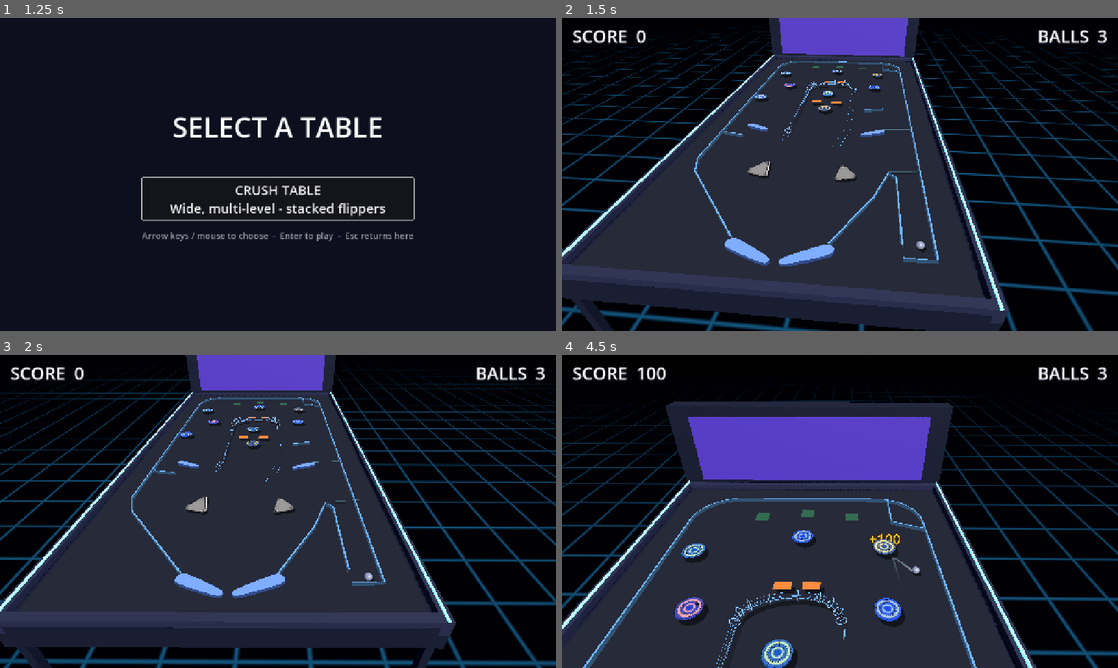
Above: before the commit, frames 1-4 (two rows, left to right).
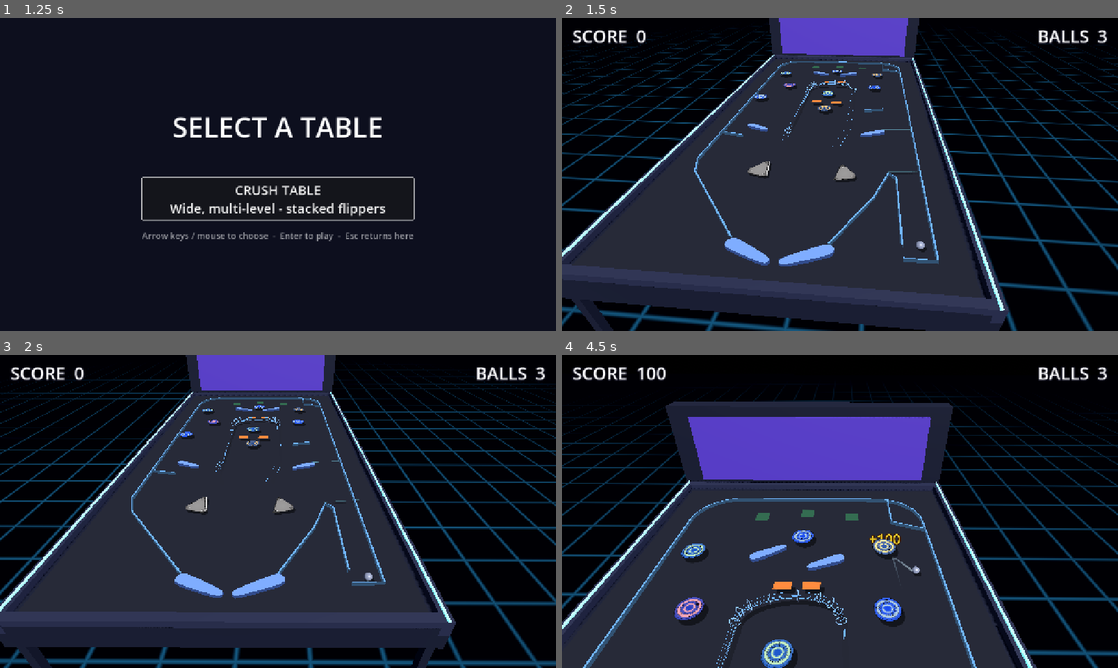
Above: after the commit, the same moments.

Repository: eddieedease/gdpb
Game: Godot game, scene res://scenes/table_select.tscn
The game is run twice, just before and just after one commit, with the same random seed, the same clock (stepped at 60 frames per second) and the same inputs. Sound files missing from this copy of the repository are replaced by a short silence.
Inputs:
- Up to frame 1 (1.25 s): hold E (nudge_right) from 0.53 s (still down)
- Up to frame 2 (1.5 s): release E (nudge_right) at 1.25 s; click "CRUSH TABLE Wide, multi-level…" at 1.25 s
- Up to frame 3 (2 s): no input
- Up to frame 4 (4.5 s): hold Down (ui_down) 2.03-2.78 s; tap Space (launch) at 2.1, 3.6 s; hold E (nudge_right) 2.78-3.53 s; hold Space (launch) 2.78-3.53 s; hold Up (ui_up) 3.53-4.28 s; hold A (flipper_left) from 4.28 s (still down); hold Space (launch) from 4.28 s (still down)

Frame 1 is identical in both runs. In frame 2, less than 0.1% of the frame differs, in the area x 45-53%, y 17-19%; in frame 3, less than 0.1%; in frame 4, 0.4%, in the area x 33-51%, y 60-69%.

Commit message:
Add upper deck: a genuinely raised sub-playfield with its own flippers
- New "Deck" elevation tier in crush_view.gd, well above the existing
  top tier (deck_height 0.5 vs top_height 0.21) - its own SubViewport,
  drop shadow (bigger reach, it's higher), and transparent screen plane.
  Any table node named "Deck*" is automatically reparented into it and
  its physics re-homed into the shared space, exactly like the
  mid/top tiers - gameplay stays one unified 2D world.
- Generalized the flipper 3D-extrusion system to support flippers on any
  tier: _build_flipper_visuals now iterates [viewport, base_height] pairs
  and _flippers entries carry their tier's base height, so a flipper's
  paddle mesh is positioned at the right elevation each frame instead of
  always sitting at 0.
- Added DeckFlipperLeft/DeckFlipperRight to advanced_table.tscn, placed
  in the ~180px gap between the top bumper cluster (y~430-530) and the
  first drop-target bank (y~711) - they use the same flipper_left/
  flipper_right input actions as every other flipper, so one button
  press fires all flipper banks together (as in real multi-flipper
  pinball machines).

Verified headless: deck flippers reparent into the new tier, respond to
input (rest 25deg -> active -30deg, matching defaults), and a dropped
ball collides with one instead of falling through (unified physics).
Screenshot confirms visible height/parallax separation from the tier
below.

These are placeholder positions/scale (matching FlipperUpperLeft/Right's
un-scaled size) - reposition and rescale them in the editor like every
other piece on this table.

Co-Authored-By: Claude Sonnet 5 <noreply@anthropic.com>

Diff:
--- a/scenes/advanced_table.tscn
+++ b/scenes/advanced_table.tscn
@@ -270,3 +270,9 @@
 [node name="LaneGate2" parent="." unique_id=1877548323 instance=ExtResource("15_gate")]
 position = Vector2(1083, 1466)
 rotation = -0.12
+
+[node name="DeckFlipperLeft" parent="." instance=ExtResource("12_78gja")]
+position = Vector2(480, 610)
+
+[node name="DeckFlipperRight" parent="." instance=ExtResource("14_3tj61")]
+position = Vector2(800, 610)
--- a/scripts/crush_view.gd
+++ b/scripts/crush_view.gd
@@ -27,6 +27,9 @@
 ## Height of the mid / top tiers above the playfield, in metres.
 @export var mid_height := 0.11
 @export var top_height := 0.21
+## Upper deck: a genuinely raised sub-playfield (its own flipper bank etc,
+## node names starting with "Deck") rendered well above the top tier.
+@export var deck_height := 0.5
 ## Height of extruded 3D walls and flippers.
 @export var wall_height := 0.16
 @export var flipper_height := 0.14
@@ -53,11 +56,12 @@
 
 var _vp_mid: SubViewport
 var _vp_top: SubViewport
+var _vp_deck: SubViewport
 var _last_ball := Vector2(1120, 2360)   # start aimed at the plunger
 var _punch := 0.0
 var _shadows: Array = []      # [MeshInstance3D, reach factor]
 var _ball_fx := {}            # ball instance_id -> {sphere, blob, blob_mat, lift}
-var _flippers: Array = []     # [flipper Node2D, MeshInstance3D]
+var _flippers: Array = []     # [flipper Node2D, MeshInstance3D, base_height]
 
 
 func _ready() -> void:
@@ -86,10 +90,16 @@
 	# --- elevation tiers ---
 	_vp_mid = _make_tier_viewport()
 	_vp_top = _make_tier_viewport()
+	_vp_deck = _make_tier_viewport()
 	var space: RID = _vp.find_world_2d().space
 	for child in table.get_children().duplicate():
 		var n: String = child.name
-		if n.contains("Ramp") or n.contains("Rail"):
+		if n.begins_with("Deck"):
+			# Upper-deck pieces (its own flipper bank, targets, ...) get their
+			# own much-higher tier - a genuinely separate raised platform.
+			child.reparent(_vp_deck)
+			_rehome_physics(child, space)
+		elif n.contains("Ramp") or n.contains("Rail"):
 			# Ramps AND rails are elevated channels drawn as sloped 3D rails
 			# (board level at the mouths, rising to top_height). Physics stays
 			# 2D and untouched; only the flat art is replaced.
@@ -105,8 +115,10 @@
 	_add_screen(_vp.get_texture(), 0.0, false)
 	_add_shadow(_vp_mid.get_texture(), 0.012, 0.55)
 	_add_shadow(_vp_top.get_texture(), 0.024, 1.0)
+	_add_shadow(_vp_deck.get_texture(), 0.036, 1.8)
 	_add_screen(_vp_mid.get_texture(), mid_height, true)
 	_add_screen(_vp_top.get_texture(), top_height, true)
+	_add_screen(_vp_deck.get_texture(), deck_height, true)
 
 	_build_wall_visuals(table)
 	_build_flipper_visuals()
@@ -533,47 +545,53 @@
 
 # ---------------------------------------------------------------- 3D flippers
 ## Extrude each flipper's traced collision polygon into a solid paddle prism,
-## driven every frame by the 2D flipper's position/rotation.
+## driven every frame by the 2D flipper's position/rotation. Flippers can live
+## on any tier (mid, or the upper deck); base_height positions that tier's
+## flippers at the right elevation, and the mesh itself is built at LOCAL
+## height 0..flipper_height (base_height is applied via node position only).
 func _build_flipper_visuals() -> void:
-	for f in _vp_mid.get_children():
-		if not (f is Node2D) or not f.name.contains("Flipper"):
-			continue
-		var poly_node: CollisionPolygon2D = f.get_node_or_null("CollisionPolygon2D")
-		if poly_node == null:
-			continue
-		var spr: CanvasItem = f.get_node_or_null("Sprite2D")
-		if spr:
-			spr.visible = false
-		var pts := poly_node.polygon
-		var scaled := PackedVector2Array()
-		for p in pts:
-			scaled.append(p * f.scale)
-		var top := Color(0.5, 0.68, 1.0)
-		var side := Color(0.2, 0.3, 0.55)
-		var st := SurfaceTool.new()
-		st.begin(Mesh.PRIMITIVE_TRIANGLES)
-		var idx := Geometry2D.triangulate_polygon(scaled)
-		for i in idx:
-			var p := scaled[i]
-			st.set_color(top)
-			st.add_vertex(Vector3(p.x / PX_PER_M, flipper_height, p.y / PX_PER_M))
-		var m := scaled.size()
-		for i in m:
-			var a2 := scaled[i]
-			var b2 := scaled[(i + 1) % m]
-			var a3 := Vector3(a2.x / PX_PER_M, 0.01, a2.y / PX_PER_M)
-			var b3 := Vector3(b2.x / PX_PER_M, 0.01, b2.y / PX_PER_M)
-			var h := Vector3(0, flipper_height, 0)
-			_quad(st, a3, b3, b3 + h, a3 + h, side)
-		var mesh := MeshInstance3D.new()
-		mesh.mesh = st.commit()
-		var mat := StandardMaterial3D.new()
-		mat.shading_mode = BaseMaterial3D.SHADING_MODE_UNSHADED
-		mat.vertex_color_use_as_albedo = true
-		mat.cull_mode = BaseMaterial3D.CULL_DISABLED
-		mesh.material_override = mat
-		add_child(mesh)
-		_flippers.append([f, mesh])
+	for tier in [[_vp_mid, 0.0], [_vp_deck, deck_height]]:
+		var vp: SubViewport = tier[0]
+		var base_h: float = tier[1]
+		for f in vp.get_children():
+			if not (f is Node2D) or not f.name.contains("Flipper"):
+				continue
+			var poly_node: CollisionPolygon2D = f.get_node_or_null("CollisionPolygon2D")
+			if poly_node == null:
+				continue
+			var spr: CanvasItem = f.get_node_or_null("Sprite2D")
+			if spr:
+				spr.visible = false
+			var pts := poly_node.polygon
+			var scaled := PackedVector2Array()
+			for p in pts:
+				scaled.append(p * f.scale)
+			var top := Color(0.5, 0.68, 1.0)
+			var side := Color(0.2, 0.3, 0.55)
+			var st := SurfaceTool.new()
+			st.begin(Mesh.PRIMITIVE_TRIANGLES)
+			var idx := Geometry2D.triangulate_polygon(scaled)
+			for i in idx:
+				var p := scaled[i]
+				st.set_color(top)
+				st.add_vertex(Vector3(p.x / PX_PER_M, flipper_height, p.y / PX_PER_M))
+			var m := scaled.size()
+			for i in m:
+				var a2 := scaled[i]
+				var b2 := scaled[(i + 1) % m]
+				var a3 := Vector3(a2.x / PX_PER_M, 0.01, a2.y / PX_PER_M)
+				var b3 := Vector3(b2.x / PX_PER_M, 0.01, b2.y / PX_PER_M)
+				var h := Vector3(0, flipper_height, 0)
+				_quad(st, a3, b3, b3 + h, a3 + h, side)
+			var mesh := MeshInstance3D.new()
+			mesh.mesh = st.commit()
+			var mat := StandardMaterial3D.new()
+			mat.shading_mode = BaseMaterial3D.SHADING_MODE_UNSHADED
+			mat.vertex_color_use_as_albedo = true
+			mat.cull_mode = BaseMaterial3D.CULL_DISABLED
+			mesh.material_override = mat
+			add_child(mesh)
+			_flippers.append([f, mesh, base_h])
 
 
 # ---------------------------------------------------------------- 3D ball
@@ -674,14 +692,15 @@
 		m.position.z = shadow_dir.y * shadow_reach * f
 	_update_balls(delta, shadow_dir)
 
-	# 3D flipper paddles mirror their 2D physics flippers.
+	# 3D flipper paddles mirror their 2D physics flippers, at their tier's height.
 	for entry in _flippers:
 		var f: Node2D = entry[0]
 		var m: MeshInstance3D = entry[1]
+		var base_h: float = entry[2]
 		if not is_instance_valid(f):
 			continue
 		var w := _table_to_world(f.global_position)
-		m.position = Vector3(w.x, 0.0, w.z)
+		m.position = Vector3(w.x, base_h, w.z)
 		m.rotation.y = -f.rotation
 
 	var b := _table_to_world(_last_ball)
